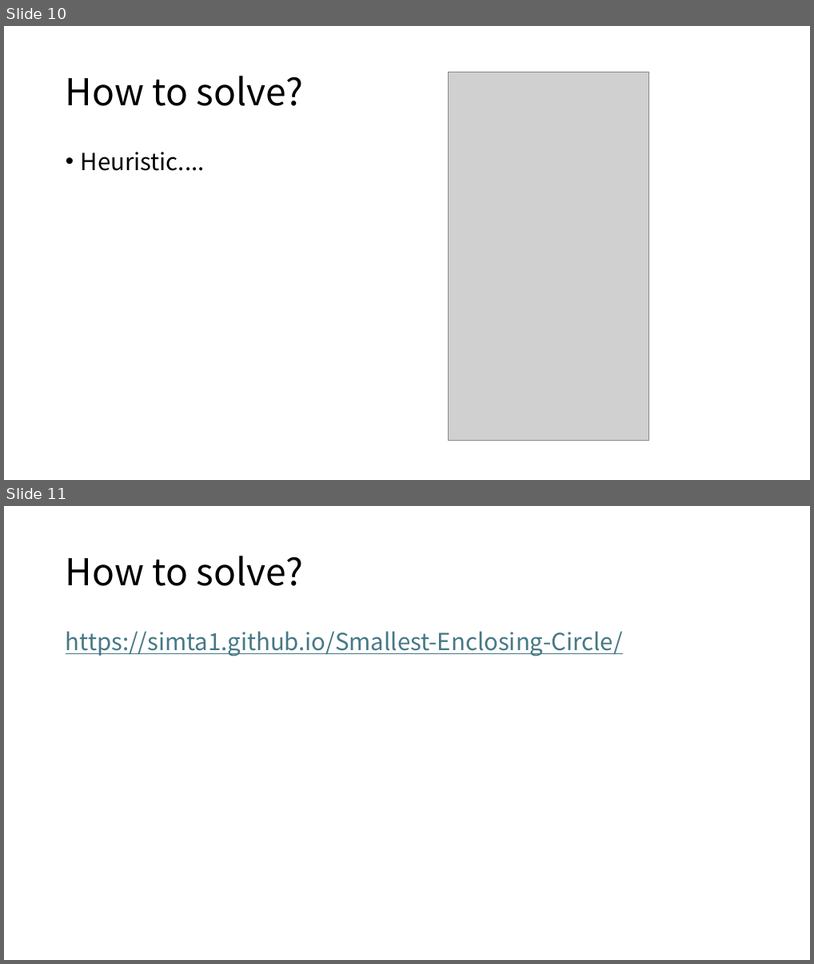
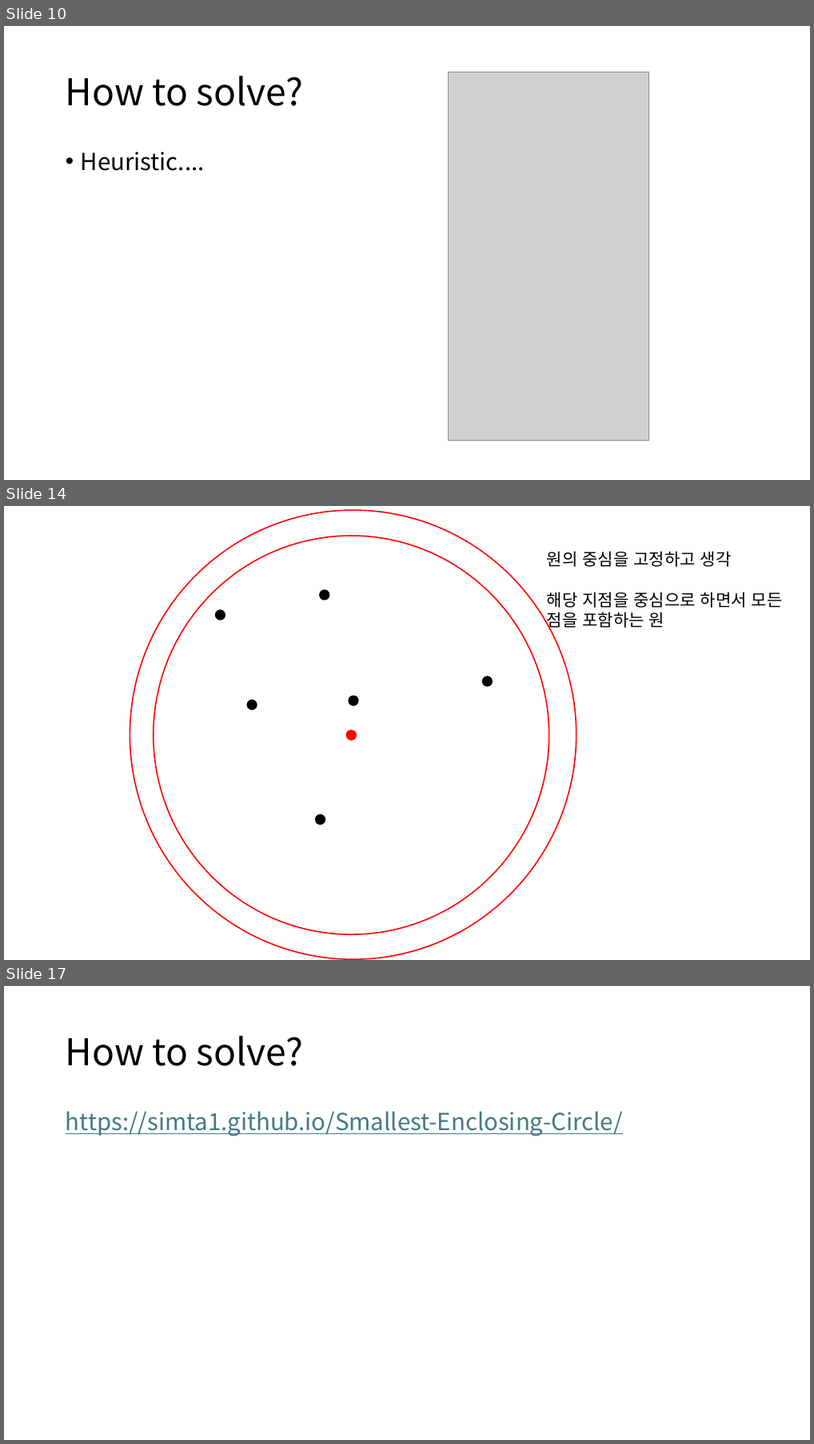
Before and after one commit to simta1/Smallest-Enclosing-Circle, a slide deck: slides/GPS최소외접원.pptx. Shown one above the other, each under a label of ours: slides 10 and 11 before the commit, slides 10, 14 and 17 after it; the slides between them are not shown. The pictures are 814x964 and 814x1444 pixels, drawn with LibreOffice and Linux fonts; fonts in the diff are those of the drawing; grey boxes stand for pictures. Boxes give left, top, right and bottom in pixels: in the first picture for what was removed or moved away, otherwise in the second. Text is boxed around its words. In the diff, an @@ line names an element or a change of style, - is before the commit and + after.

```diff
--- a/slides/GPS최소외접원.pptx
+++ b/slides/GPS최소외접원.pptx
@@ slide 14 added at <box>4,506,810,960</box>, background #FFFFFF @@
@@ ellipse added at <box>130,510,577,959</box>, outline #FF0000 1.5 pt @@
@@ ellipse added at <box>154,536,550,934</box>, fill #FFFFFF, outline #FF0000 1.5 pt @@
@@ text added at <box>547,551,783,630</box>, 20 pt, text #000000 @@
+원의 중심을 고정하고 생각
+해당 지점을 중심으로 하면서 모든 점을 포함하는 원
@@ ellipse added at <box>320,590,329,600</box>, fill #000000, outline #000000 1.5 pt @@
@@ ellipse added at <box>216,610,225,620</box>, fill #000000, outline #000000 1.5 pt @@
@@ ellipse added at <box>349,696,358,706</box>, fill #000000, outline #000000 1.5 pt @@
@@ ellipse added at <box>483,676,492,686</box>, fill #000000, outline #000000 1.5 pt @@
@@ ellipse added at <box>248,700,257,710</box>, fill #000000, outline #000000 1.5 pt @@
@@ ellipse added at <box>347,731,357,740</box>, fill #FF0000, outline #FF0000 1.5 pt @@
@@ ellipse added at <box>316,815,326,824</box>, fill #000000, outline #000000 1.5 pt @@
@@ what was slide 11 is now slide 17 @@
```
Also in this commit, not shown: 1 slide changed, 5 other slides added, 1 other file.
